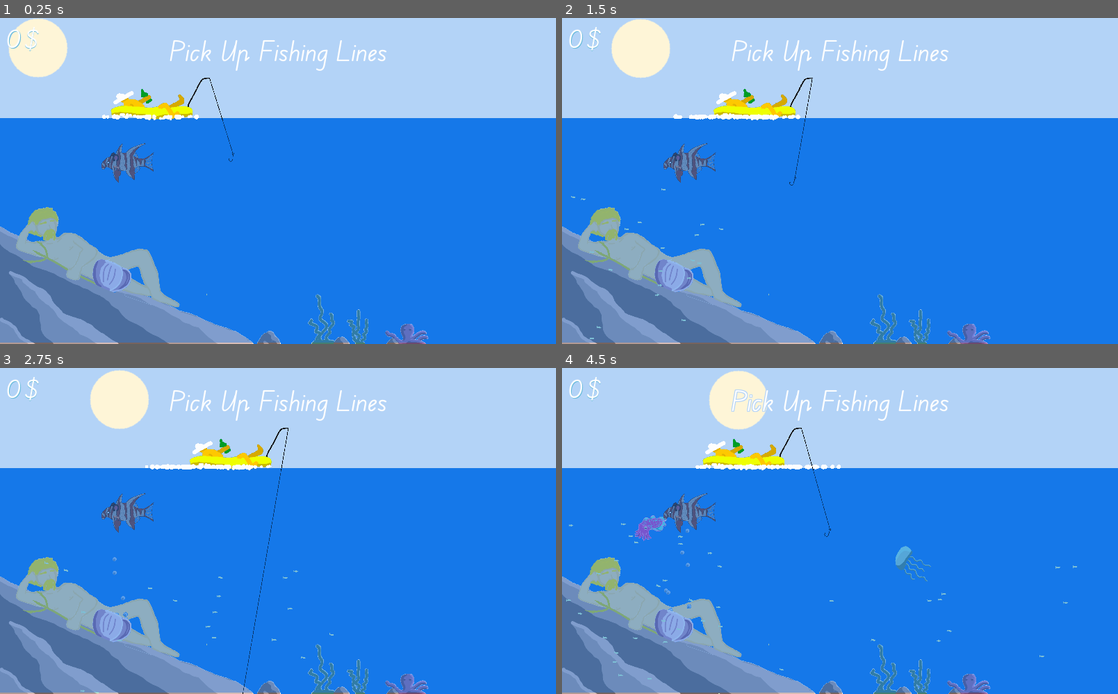
Above: before the commit, frames 1-4 (two rows, left to right).
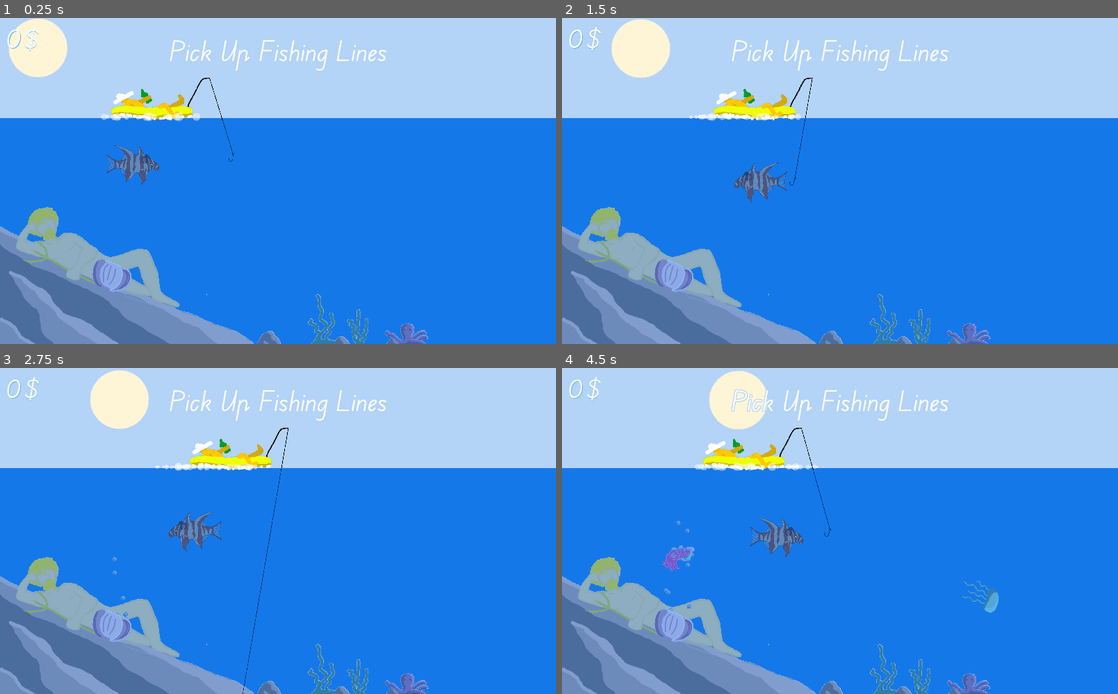
Above: after the commit, the same moments.

Repository: tapir2342/fishing-game
Game: Godot game, scene res://main.tscn
Two runs of this game, one before a commit and one after it. Both use one fixed random seed, a clock stepped at 60 frames per second and the inputs below.
Inputs:
- Up to frame 1 (0.25 s): no input
- Up to frame 2 (1.5 s): hold D (player_right) 0.53-1.28 s; hold Down (player_down) from 1.28 s (still down)
- Up to frame 3 (2.75 s): release Down (player_down) at 2.03 s; hold D (player_right) from 2.03 s (still down)
- Up to frame 4 (4.5 s): release D (player_right) at 2.78 s; hold Up (player_up) 2.78-3.53 s; hold A (player_left) from 3.53 s (still down)

The runs differ from the first frame. In frame 1, 1.2% of the frame differs, in the area x 0-77%, y 28-100%; in frame 2, 1.6%; in frame 3, 1.6%; in frame 4, 2.7%, in the area x 0-93%, y 28-100%.
Error before the commit: Invalid get index 'agent' (on base: 'null instance'). (res://tapirfish.gd:11)

Commit message:
Cool

Diff:
--- a/fish.gd
+++ b/fish.gd
@@ -31,8 +31,6 @@
 
 
 func _ready():
-	notifier.connect("screen_exited", self, "_on_screen_exited")
-
 	#agent.bounding_radius = calculate_radius($CollisionPolygon2D.polygon)
 
 	var look := GSAILookWhereYouGo.new(agent)
@@ -87,7 +85,3 @@
 	agent.linear_velocity.x = velocity.x
 	agent.linear_velocity.y = velocity.y
 	agent.angular_velocity = angular_velocity
-
-
-func _on_screen_exited() -> void:
-	queue_free()
--- a/fish.tscn
+++ b/fish.tscn
@@ -1,7 +1,8 @@
-[gd_scene load_steps=4 format=2]
+[gd_scene load_steps=5 format=2]
 
 [ext_resource path="res://fish.png" type="Texture" id=1]
 [ext_resource path="res://fish.gd" type="Script" id=2]
+[ext_resource path="res://free_after_leaving_screen.tscn" type="PackedScene" id=3]
 
 [sub_resource type="CapsuleShape2D" id=9]
 radius = 13.3333
@@ -12,8 +13,8 @@
 rotation = 1.5708
 scale = Vector2( 0.1, 0.1 )
 z_index = -2
-collision_layer = 4
-collision_mask = 4
+collision_layer = 0
+collision_mask = 128
 script = ExtResource( 2 )
 
 [node name="Sprite" type="Sprite" parent="."]
@@ -23,4 +24,4 @@
 [node name="CollisionShape2D" type="CollisionShape2D" parent="."]
 shape = SubResource( 9 )
 
-[node name="VisibilityNotifier2D" type="VisibilityNotifier2D" parent="."]
+[node name="FreeAfterLeavingScreen" parent="." instance=ExtResource( 3 )]
--- /dev/null
+++ b/free_after_leaving_screen.gd
@@ -0,0 +1,10 @@
+extends VisibilityNotifier2D
+
+
+func _ready():
+	self.connect("screen_exited", self, "_on_screen_exited")
+
+
+func _on_screen_exited() -> void:
+	if owner:
+		owner.queue_free()
--- /dev/null
+++ b/free_after_leaving_screen.tscn
@@ -0,0 +1,6 @@
+[gd_scene load_steps=2 format=2]
+
+[ext_resource path="res://free_after_leaving_screen.gd" type="Script" id=1]
+
+[node name="FreeAfterLeavingScreen" type="VisibilityNotifier2D"]
+script = ExtResource( 1 )
--- a/jelly.gd
+++ b/jelly.gd
@@ -11,9 +11,11 @@
 var _accel := GSAITargetAcceleration.new()
 #var _velocity := Vector2()
 
-var _arrive := GSAIArrive.new(agent, target)
+#var _arrive := GSAIArrive.new(agent, target)
 var _look := GSAILookWhereYouGo.new(agent)
 var _blend := GSAIBlend.new(agent)
+var _flee: GSAIFlee
+
 
 func _ready():
 	timer.connect("timeout", self, "_on_timer_timeout")
@@ -21,17 +23,19 @@
 	_look.alignment_tolerance = deg2rad(5)
 	_look.deceleration_radius = deg2rad(60)
 
-	_blend.add(_arrive, 5)
+	_flee = GSAIFlee.new(agent, _random_predator())
+
+	_blend.add(_flee, 9)
 	_blend.add(_look, 10)
 
-	agent.linear_speed_max = 500.0
-	agent.linear_acceleration_max = 500.0
+	agent.linear_speed_max = 300.0
+	agent.linear_acceleration_max = 300.0
 	agent.linear_drag_percentage = 0.1
 	agent.angular_speed_max = 100.0
 	agent.angular_acceleration_max = 100.0
 	agent.angular_drag_percentage = 0.3
-	_arrive.deceleration_radius = deg2rad(1.0)
-	_arrive.arrival_tolerance = 1.0
+	#_arrive.deceleration_radius = deg2rad(1.0)
+	#_arrive.arrival_tolerance = 1.0
 
 
 func _physics_process(delta: float) -> void:
@@ -39,6 +43,11 @@
 	agent._apply_steering(_accel, delta)
 
 
-func _on_timer_timeout():
-	target.position.x = rand_range(0, x_max)
-	target.position.y = rand_range(0, y_max)
+#func _on_timer_timeout():
+#	target.position.x = rand_range(100, x_max - 100)
+#	target.position.y = rand_range(100, y_max - 100)
+
+
+func _random_predator() -> GSAISteeringAgent:
+	var predators = get_tree().get_nodes_in_group("Predator")
+	return predators[randi() % len(predators)].agent
--- a/jelly.tscn
+++ b/jelly.tscn
@@ -1,16 +1,18 @@
-[gd_scene load_steps=4 format=2]
+[gd_scene load_steps=5 format=2]
 
 [ext_resource path="res://youjelly.png" type="Texture" id=1]
 [ext_resource path="res://jelly.gd" type="Script" id=2]
+[ext_resource path="res://free_after_leaving_screen.tscn" type="PackedScene" id=3]
 
 [sub_resource type="CapsuleShape2D" id=9]
 radius = 56.6667
 height = 86.6666
 
-[node name="Jelly" type="KinematicBody2D"]
+[node name="Jelly" type="KinematicBody2D" groups=["Jellies"]]
+position = Vector2( 0, 2 )
 z_index = 10
 collision_layer = 2
-collision_mask = 259
+collision_mask = 136
 script = ExtResource( 2 )
 
 [node name="Sprite" type="Sprite" parent="."]
@@ -18,7 +20,7 @@
 texture = ExtResource( 1 )
 
 [node name="Timer" type="Timer" parent="."]
-wait_time = 3.0
+wait_time = 2.0
 autostart = true
 
 [node name="CollisionShape2D" type="CollisionShape2D" parent="."]
@@ -26,3 +28,5 @@
 rotation = 1.5708
 scale = Vector2( 0.2, 0.2 )
 shape = SubResource( 9 )
+
+[node name="FreeAfterLeavingScreen" parent="." instance=ExtResource( 3 )]
--- a/level.gd
+++ b/level.gd
@@ -1,31 +1,42 @@
 extends Node2D
-
 
 const Jelly := preload("res://jelly.tscn")
 const Squid := preload("res://squid.tscn")
 
+export var jelly_num_max := 5
+export var squid_num_max := 2
 
-onready var _timer_jelly: Timer = get_node("TimerJelly")
-onready var _timer_squid: Timer = get_node("TimerSquid")
+onready var _jelly_timer: Timer = get_node("TimerJelly")
+onready var _squid_timer: Timer = get_node("TimerSquid")
 
 var x_max: int
 var y_max: int
 
 
 func _ready():
-	_timer_jelly.connect("timeout", self, "_spawn_jelly")
-	_timer_squid.connect("timeout", self, "_spawn_squid")
+	_jelly_timer.connect("timeout", self, "_jelly_spawn")
+	_squid_timer.connect("timeout", self, "_squid_spawn")
 
 	x_max = get_viewport().get_visible_rect().size[0]
 	y_max = get_viewport().get_visible_rect().size[1]
 
 
-func _spawn_jelly():
-	_spawn_fish(Jelly.instance())
+func _jelly_spawn():
+	if _jelly_num_current() < jelly_num_max:
+		_spawn_fish(Jelly.instance())
 
 
-func _spawn_squid():
-	_spawn_fish(Squid.instance())
+func _squid_spawn():
+	if _squid_num_current() < squid_num_max:
+		_spawn_fish(Squid.instance())
+
+
+func _jelly_num_current() -> int:
+	return len(get_tree().get_nodes_in_group("Jellies"))
+
+
+func _squid_num_current() -> int:
+	return len(get_tree().get_nodes_in_group("Squids"))
 
 
 func _spawn_fish(fish: Node2D):
--- a/main.tscn
+++ b/main.tscn
@@ -7,7 +7,6 @@
 [ext_resource path="res://hook2.png" type="Texture" id=5]
 [ext_resource path="res://rod.gd" type="Script" id=6]
 [ext_resource path="res://circle.png" type="Texture" id=7]
-[ext_resource path="res://swarm.tscn" type="PackedScene" id=8]
 [ext_resource path="res://ui_player_money.gd" type="Script" id=9]
 [ext_resource path="res://tapirfish.tscn" type="PackedScene" id=10]
 [ext_resource path="res://theme.tres" type="Theme" id=11]
@@ -29,6 +28,12 @@
 [ext_resource path="res://play_sound_on_player_money.gd" type="Script" id=29]
 [ext_resource path="res://level.gd" type="Script" id=30]
 
+[sub_resource type="Curve" id=18]
+_data = [ Vector2( 0, 1 ), 0.0, 0.0, 0, 0, Vector2( 1, 0.0354838 ), 0.0, 0.0, 0, 0 ]
+
+[sub_resource type="CurveTexture" id=19]
+curve = SubResource( 18 )
+
 [sub_resource type="ParticlesMaterial" id=3]
 emission_shape = 2
 emission_box_extents = Vector3( 900, 1, 1 )
@@ -42,7 +47,9 @@
 orbit_velocity_random = 0.0
 damping = 49.35
 scale = 0.05
-scale_random = 0.04
+scale_random = 0.11
+scale_curve = SubResource( 19 )
+color = Color( 1, 1, 1, 0.466667 )
 
 [sub_resource type="CircleShape2D" id=16]
 radius = 1.0
@@ -59,7 +66,10 @@
 scale = 0.2
 
 [sub_resource type="RectangleShape2D" id=11]
-extents = Vector2( 511.5, 13.5 )
+extents = Vector2( 526, 6.5 )
+
+[sub_resource type="RectangleShape2D" id=17]
+extents = Vector2( 7, 208 )
 
 [node name="Main" type="Node2D"]
 script = ExtResource( 17 )
@@ -84,11 +94,11 @@
 [node name="Tip" type="Node2D" parent="Player/Rod"]
 position = Vector2( 200, -260 )
 
-[node name="Sprite" type="Sprite" parent="Player"]
+[node name="Boat" type="Sprite" parent="Player"]
 scale = Vector2( 2.5, 2.5 )
 texture = ExtResource( 1 )
 
-[node name="Particles2D" type="Particles2D" parent="Player"]
+[node name="BoatBubbles" type="Particles2D" parent="Player"]
 position = Vector2( 220, 250 )
 amount = 80
 local_coords = false
@@ -141,7 +151,6 @@
 anchor_right = 1.0
 anchor_bottom = 1.0
 margin_top = 184.0
-margin_bottom = 2.0
 rect_pivot_offset = Vector2( 123, 193 )
 color = Color( 0.0862745, 0.47451, 0.917647, 1 )
 
@@ -152,7 +161,6 @@
 anchor_right = 1.0
 anchor_bottom = 1.0
 margin_top = 188.0
-margin_bottom = -2.0
 rect_pivot_offset = Vector2( 123, 193 )
 color = Color( 0.0862745, 0.47451, 0.917647, 0.447059 )
 
@@ -161,8 +169,8 @@
 z_index = -10
 
 [node name="Sprite" type="Sprite" parent="Ocean/Bottom"]
-position = Vector2( -67, 555 )
-scale = Vector2( 0.3, 0.3 )
+position = Vector2( -67, 554.699 )
+scale = Vector2( 0.3, 0.299673 )
 z_index = -3
 texture = ExtResource( 20 )
 offset = Vector2( 1616.67, -383.333 )
@@ -204,10 +212,31 @@
 [node name="EdgeOfWater" type="StaticBody2D" parent="Ocean"]
 position = Vector2( 0, 3.05176e-05 )
 collision_layer = 256
-collision_mask = 6
+collision_mask = 8
 
 [node name="CollisionShape2D2" type="CollisionShape2D" parent="Ocean/EdgeOfWater"]
-position = Vector2( 511.5, 177.5 )
+position = Vector2( 512, 177.5 )
+shape = SubResource( 11 )
+
+[node name="CollisionShape2D3" type="CollisionShape2D" parent="Ocean/EdgeOfWater"]
+position = Vector2( 512, 606.5 )
+shape = SubResource( 11 )
+
+[node name="CollisionShape2D4" type="CollisionShape2D" parent="Ocean/EdgeOfWater"]
+position = Vector2( -7, 392 )
+shape = SubResource( 17 )
+
+[node name="CollisionShape2D5" type="CollisionShape2D" parent="Ocean/EdgeOfWater"]
+position = Vector2( 1031, 392 )
+shape = SubResource( 17 )
+
+[node name="EdgeOfWater2" type="StaticBody2D" parent="Ocean"]
+position = Vector2( 0, 3.05176e-05 )
+collision_layer = 128
+collision_mask = 8
+
+[node name="CollisionShape2D2" type="CollisionShape2D" parent="Ocean/EdgeOfWater2"]
+position = Vector2( 512, 177.5 )
 shape = SubResource( 11 )
 
 [node name="Sky" type="CanvasLayer" parent="."]
@@ -255,7 +284,8 @@
 z_index = -1
 texture = ExtResource( 24 )
 
-[node name="Tapirfish" parent="." instance=ExtResource( 10 )]
+[node name="Tapirfish" parent="." groups=["Predator"] instance=ExtResource( 10 )]
+collision_mask = 384
 
 [node name="PlayerMoney" type="Control" parent="."]
 margin_left = 10.0
@@ -297,5 +327,3 @@
 [node name="TimerSquid" type="Timer" parent="Level1"]
 wait_time = 4.0
 autostart = true
-
-[node name="Swarm" parent="Level1" instance=ExtResource( 8 )]
--- a/squid.gd
+++ b/squid.gd
@@ -8,7 +8,7 @@
 onready var timer: Timer = get_node("Timer")
 onready var sprite: Sprite = get_node("Sprite")
 
-var agent := GSAIKinematicBody2DAgent.new(self)
+var agent := GSAIKinematicBody2DAgent.new(self, GSAIKinematicBody2DAgent.MovementType.COLLIDE)
 var target := GSAIAgentLocation.new()
 var accel := GSAITargetAcceleration.new()
 var arrive := GSAIArrive.new(agent, target)
--- a/squid.tscn
+++ b/squid.tscn
@@ -1,17 +1,19 @@
-[gd_scene load_steps=7 format=2]
+[gd_scene load_steps=8 format=2]
 
 [ext_resource path="res://squid.png" type="Texture" id=1]
 [ext_resource path="res://squid.gd" type="Script" id=2]
 [ext_resource path="res://squid_caught.gd" type="Script" id=3]
 [ext_resource path="res://state/state_machine.gd" type="Script" id=4]
 [ext_resource path="res://squid_chilling.gd" type="Script" id=5]
+[ext_resource path="res://free_after_leaving_screen.tscn" type="PackedScene" id=6]
 
 [sub_resource type="CapsuleShape2D" id=16]
 radius = 5.99997
 height = 12.0
 
-[node name="Squid" type="KinematicBody2D"]
-position = Vector2( 424, 415 )
+[node name="Squid" type="KinematicBody2D" groups=["Squids"]]
+collision_layer = 2
+collision_mask = 136
 script = ExtResource( 2 )
 
 [node name="Sprite" type="Sprite" parent="."]
@@ -35,3 +37,5 @@
 
 [node name="Caught" type="Node" parent="StateMachine"]
 script = ExtResource( 3 )
+
+[node name="FreeAfterLeavingScreen" parent="." instance=ExtResource( 6 )]
--- a/squid_caught.gd
+++ b/squid_caught.gd
@@ -5,8 +5,7 @@
 
 
 func enter(_msg := {}) -> void:
+	print("Squid caught: %s" % self)
 	owner.get_parent().remove_child(owner)
-	owner.position.x = 0
-	owner.position.y = 0
 	cs.disabled = true
 	hook.add_child(owner)
--- a/tapirfish.gd
+++ b/tapirfish.gd
@@ -5,42 +5,85 @@
 onready var timer: Timer = get_node("Timer")
 onready var sprite: Sprite = get_node("Sprite")
 
-var agent := GSAIKinematicBody2DAgent.new(self)
+var agent := GSAIKinematicBody2DAgent.new(self, GSAIKinematicBody2DAgent.MovementType.COLLIDE)
+var _accel := GSAITargetAcceleration.new()
 
-var _accel := GSAITargetAcceleration.new()
-onready var _pursue: GSAIPursue = GSAIPursue.new(agent, get_node("/root/Main/Jelly").agent)
-var _blend := GSAIBlend.new(agent)
+# Pursuing if there are jellies.
+var _pursue: GSAIPursue
+
+# Otherwise seek random point.
+var _seek: GSAISeek
+
 
 func _ready():
 	timer.connect("timeout", self, "_on_timer_timeout")
 
-	_blend.add(_pursue, 5)
-
-	agent.movement_type = GSAIKinematicBody2DAgent.MovementType.COLLIDE
-
-	agent.linear_speed_max = 500.0
-	agent.linear_acceleration_max = 500.0
+	agent.linear_speed_max = 700.0
+	agent.linear_acceleration_max = 700.0
 	agent.linear_drag_percentage = 0.1
 	agent.angular_speed_max = 100.0
 	agent.angular_acceleration_max = 100.0
 	agent.angular_drag_percentage = 0.3
+	agent.bounding_radius = 5.0
 	#_arrive.deceleration_radius = deg2rad(1.0)
 	#_arrive.arrival_tolerance = 1.0
 
+	_seek_random_point()
+
 
 func _physics_process(delta: float) -> void:
-	_blend.calculate_steering(_accel)
+	_look()
+
+	if _pursue:
+		_pursue.calculate_steering(_accel)
+	else:
+		if _seek:
+			_seek.calculate_steering(_accel)
+
 	agent._apply_steering(_accel, delta)
 
 	if agent.collisionObject:
-		print(agent.collisionObject)
-
-	if _accel.linear.x > 0:
-		sprite.flip_h = true
-	else:
-		sprite.flip_h = false
+		var jelly = agent.collisionObject.collider as Jelly
+		if jelly:
+			_pursue = null
+			jelly.queue_free()
 
 
-func _on_timer_timeout():
-	var target: GSAISteeringAgent = get_node("/root/Main/Jelly").agent
-	_pursue.target = target
+func _look() -> void:
+	sprite.flip_h = _accel.linear.x > 0
+
+
+func _on_timer_timeout() -> void:
+	var foo = Vector3()
+	foo.x = self.global_position.x
+	foo.y = self.global_position.y
+	if _pursue and _pursue.target.position.distance_to(foo) < 100.0:
+		print(_pursue.target.position.distance_to(foo))
+		return
+
+	var jellies = get_tree().get_nodes_in_group("Jellies")
+
+	if len(jellies) > 0:
+		_pursue_random_jelly(jellies)
+	else:
+		_seek_random_point()
+
+
+func _pursue_random_jelly(jellies: Array):
+	if len(jellies) == 0:
+		return
+
+	var target: GSAISteeringAgent = jellies[randi() % len(jellies)].agent
+	_pursue = GSAIPursue.new(agent, target)
+
+
+func _seek_random_point():
+	var v = Vector3()
+	v.x = rand_range(200, x_max - 200)
+	v.y = rand_range(300, y_max - 300)
+
+	var target := GSAIAgentLocation.new()
+	target.position = v
+
+	_pursue = null
+	_seek = GSAISeek.new(agent, target)
--- a/tapirfish.tscn
+++ b/tapirfish.tscn
@@ -10,8 +10,8 @@
 [node name="Tapirfish" type="KinematicBody2D"]
 position = Vector2( 233, 266 )
 z_index = 10
-collision_layer = 2
-collision_mask = 3
+collision_layer = 8
+collision_mask = 262
 script = ExtResource( 1 )
 
 [node name="Sprite" type="Sprite" parent="."]
Not shown: 1 places in main.tscn that only renumber resources
